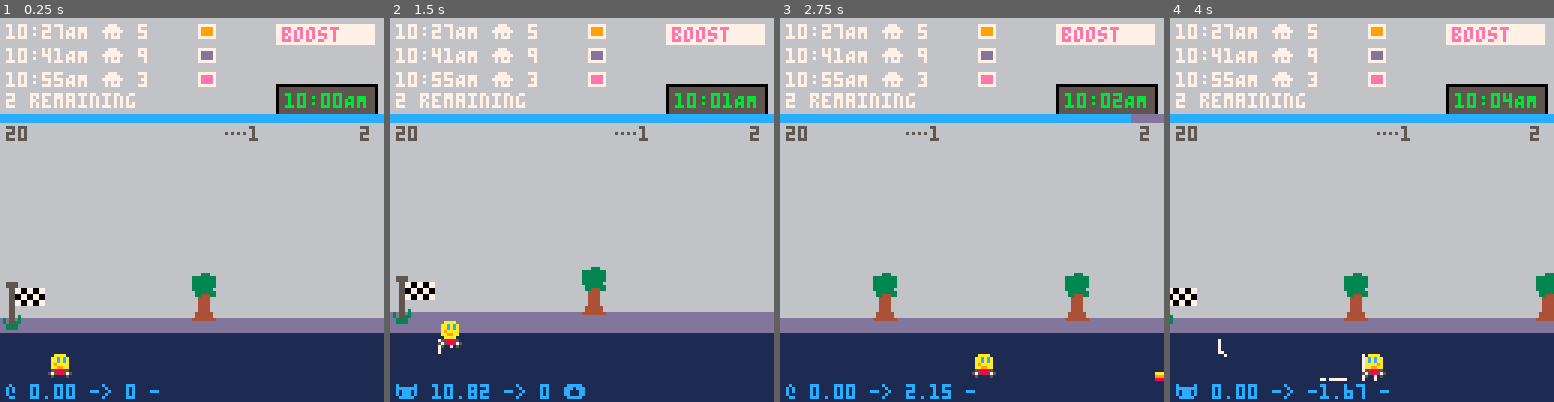
Above: before the commit, frames 1-4 (left to right).
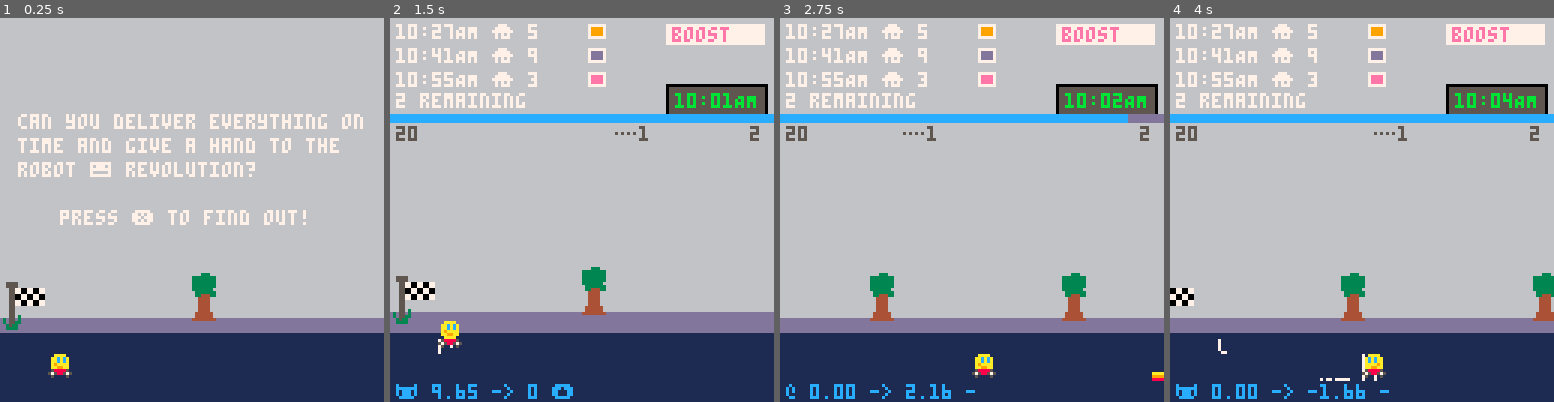
Above: after the commit, the same moments.

Repository: broquaint/pico8-carts
Game: PICO-8 cartridge racer.p8
Same seed, same stepped clock (60 frames per second), same inputs: the game is played once before the commit and once after it.
Inputs:
- Up to frame 1 (0.25 s): no input
- Up to frame 2 (1.5 s): tap X (X key) at 0.33, 1.07 s; tap O (Z key) at 0.7 s
- Up to frame 3 (2.75 s): hold Right 1.6-2.1 s; tap O (Z key) at 1.7, 2.1, 2.5 s; tap X (X key) at 1.85 s; hold Up 2.15-2.42 s; hold Right from 2.47 s (still down)
- Up to frame 4 (4 s): tap O (Z key) at 2.9, 3.3, 3.7 s; tap X (X key) at 2.97 s; release Right at 3.03 s; hold Left 3.08-3.58 s; hold Down 3.63-3.97 s

The runs differ from the first frame. In frame 1, 13% of the frame differs, in the area x 0-100%, y 1-100%; in frame 2, 0.7%; in frame 3, 0.6%; in frame 4, 0.8%.

Commit message:
Start adding structure to the game
A little context goes a long way.

Diff:
--- a/racer.p8
+++ b/racer.p8
@@ -22,6 +22,13 @@
 b_left  = ⬅️ b_right = ➡️
 b_down  = ⬇️ b_up    = ⬆️
 b_x     = ❎  b_z     = 🅾️
+
+game_state_menu       = 'menu'
+game_state_delivering = 'deliverying'
+game_state_level_done = 'lvldone'
+game_state_complete   = 'complete'
+
+game_state = game_state_menu
 
 g_dt           = 1/30
 g_friction     = 0.9
@@ -135,8 +142,6 @@
 
    populate_scenery()
    populate_geometry()
-
-   music(0)
 end
 
 function make_obj(pos, attr)
@@ -755,15 +760,22 @@
 end
 
 function _update()
-   update_scene()
-
-   update_car()
-
-   handle_deliveries()
-
-   if btnp(b_z) then
-      DEBUG = not DEBUG
-      DEBUG_GFX = not DEBUG_GFX
+   if game_state == game_state_delivering then
+      update_scene()
+
+      update_car()
+
+      handle_deliveries()
+
+      if btnp(b_z) then
+         DEBUG = not DEBUG
+         DEBUG_GFX = not DEBUG_GFX
+      end
+   elseif game_state == game_state_menu then
+      if btnp(b_x) then
+         game_state = game_state_delivering
+         music(0)
+      end
    end
 end
 
@@ -875,8 +887,8 @@
                -- Don't prompt on the first delivery.
                if any(level.deliveries, function(d) return d.delivered end) then
                   if level.prompt_for_help then
-                     print('help the robots?', 20, 64, white)
-                     print(' ❎ ok 🅾️ no way', 40, 70, white)
+                     print('help the robots?', 20, 54, white)
+                     print(' ❎ ok 🅾️ no way', 40, 60, white)
                   end
                end
             else
@@ -916,15 +928,17 @@
       end
    end
 
-   for s in all(level.sections) do
-      local sx0 = wrapped_x(s)
-      if should_draw(sx0, s.width) then
-         local sx = s.x
-         local sy = s.y
-         rectfill(sx0, sy, sx0 + s.width, sy + 2, s.colour)
-         local glyph = s.has_delivery and '⌂' or '…'
-         if(s.for_robots) glyph = ' 😐'
-         print(glyph .. s.id, sx0 + 75, sy + 4, dim_grey)
+   if game_state != game_state_menu then
+      for s in all(level.sections) do
+         local sx0 = wrapped_x(s)
+         if should_draw(sx0, s.width) then
+            local sx = s.x
+            local sy = s.y
+            rectfill(sx0, sy, sx0 + s.width, sy + 2, s.colour)
+            local glyph = s.has_delivery and '⌂' or '…'
+            if(s.for_robots) glyph = ' 😐'
+            print(glyph .. s.id, sx0 + 75, sy + 4, dim_grey)
+         end
       end
    end
 end
@@ -1064,7 +1078,15 @@
 
    draw_car()
 
-   draw_ewe_ai()
+   if game_state == game_state_delivering then
+      draw_ewe_ai()
+   elseif game_state == game_state_menu then
+      -- print('can you do all your deliveries', 2, 32, white)
+      print('can you deliver everything on', 6, 32, white)
+      print('time and give a hand to the', 6, 40, white)
+      print('robot 😐 revolution?', 6, 48, white)
+      print('press ❎ to find out!', 20, 64, white)
+   end
 end
 
 ----------------------
